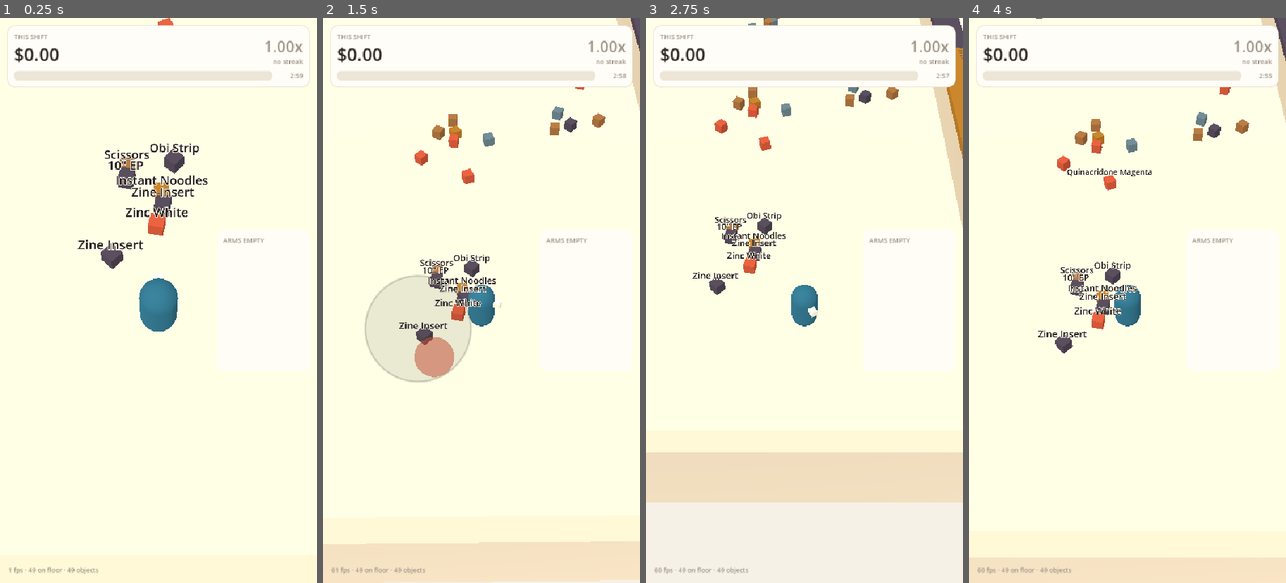
Above: before the commit, frames 1-4 (left to right).
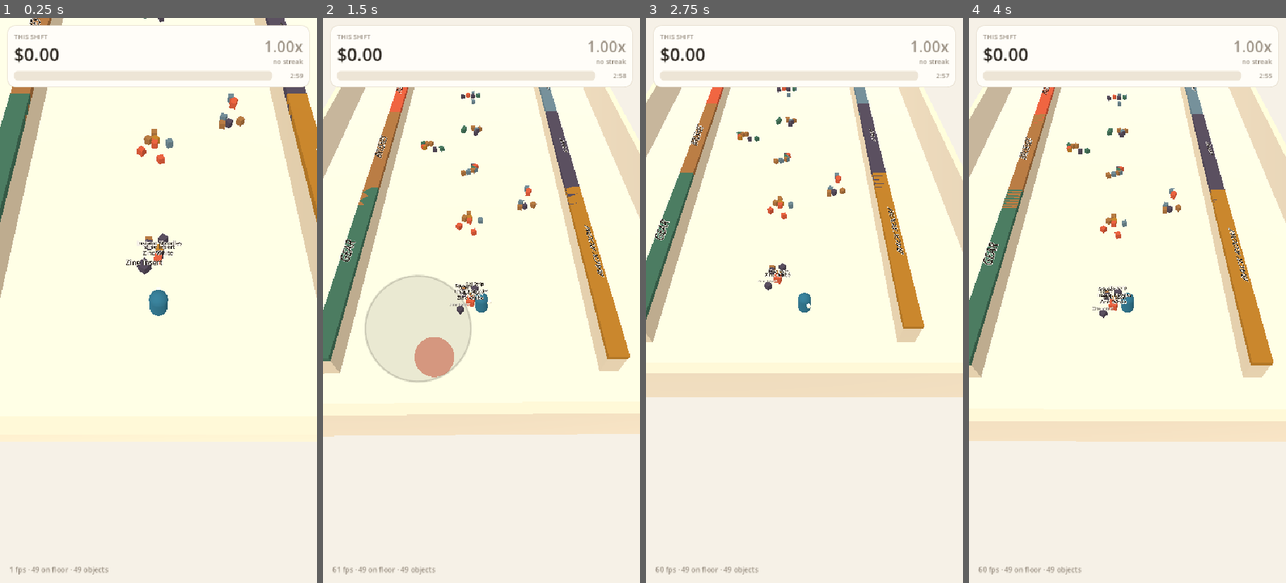
Above: after the commit, the same moments.

Repository: bardoforever/idk
Game: Godot game, scene res://scenes/Main.tscn
Two runs of this game, one before a commit and one after it. Both use one fixed random seed, a clock stepped at 60 frames per second and the inputs below.
Inputs (mouse positions are in pixels of both pictures, inside the frame that each line leads up to):
- Up to frame 1 (0.25 s): no input
- Up to frame 2 (1.5 s): drag from (481, 300) to (513, 176) at 0.52 s; drag from (418, 328) to (465, 413) at 1.27 s
- Up to frame 3 (2.75 s): move the mouse to (836, 176) at 2.02 s; click (836, 176) at 2.17 s
- Up to frame 4 (4 s): drag from (1111, 413) to (1032, 215) at 2.77 s; move the mouse to (1222, 385) at 3.52 s; click (1222, 385) at 3.67 s

The runs differ from the first frame. In frame 1, 9.2% of the frame differs, in the area x 0-100%, y 0-99%; in frame 2, 24%; in frame 3, 26%; in frame 4, 21%.

Commit message:
Make the shop readable on a phone
From a screenshot on device, four things were wrong.

The camera showed about 10 metres of a 26 metre shop, because Godot's
fov is vertical by default and on a portrait phone vertical is the long
axis - so the horizontal view collapsed to a slot and only one aisle was
ever visible. The camera now uses KEEP_WIDTH, so the fov governs how
much shop you see across and a taller screen shows more of it, not less.

Labels were drawn for everything within six metres, so with 49 items on
the floor they overlapped each other, ran off the screen edge and bled
through the HUD. They are now limited to what is actually within reach,
and the single item a tap would take stands up, brightens and prints its
name at full strength - which also makes the tap target obvious.

The carry panel was a fixed slab that sat there saying ARMS EMPTY over a
third of the screen; it now hugs its contents, sits above the thumb, and
hides entirely when you are carrying nothing. The fps readout was
clipping off the bottom-left corner, which made the one number this
slice exists to produce unreadable.

Piles are also tighter, so a mess reads as a heap rather than confetti.

Co-Authored-By: Claude Opus 5 <noreply@anthropic.com>
Claude-Session: https://claude.ai/code/session_019xRkuFDwfCru8sJhKCGBDG

Diff:
--- a/game/scripts/config.gd
+++ b/game/scripts/config.gd
@@ -1,6 +1,16 @@
 extends Node
 ## Tuning for the walking sorting loop. Slice 1 numbers are about FEEL,
 ## not balance - the economy gets retuned against a clock in slice 3.
+
+# --- camera ---
+## Godot's fov is VERTICAL by default, and on a portrait phone vertical is the
+## LONG axis - so a vertical fov collapses the horizontal view to a slot. The
+## camera uses KEEP_WIDTH instead, so this fov governs how much shop you see
+## ACROSS, and portrait simply gives you more of it lengthwise.
+const CAMERA_FOV := 50.0
+const CAMERA_HEIGHT := 17.0
+const CAMERA_BACK := 12.0
+const CAMERA_LAG := 6.0
 
 # --- movement ---
 const MOVE_SPEED := 6.0          ## metres/sec at rank 0
--- a/game/scripts/hud.gd
+++ b/game/scripts/hud.gd
@@ -16,6 +16,7 @@
 var _cash_label: Label
 var _combo_label: Label
 var _streak_label: Label
+var _carry_panel: PanelContainer
 var _carry_box: VBoxContainer
 var _carry_title: Label
 var _perf_label: Label
@@ -99,23 +100,25 @@
 	clock_row.add_child(_shift_label)
 
 	# --- what you are holding ---
-	var carry_panel := PanelContainer.new()
-	carry_panel.set_anchors_preset(Control.PRESET_CENTER_RIGHT)
-	carry_panel.offset_right = -12
-	carry_panel.offset_left = -170
-	carry_panel.offset_top = -120
-	carry_panel.offset_bottom = 120
-	carry_panel.mouse_filter = Control.MOUSE_FILTER_IGNORE
+	_carry_panel = PanelContainer.new()
+	_carry_panel.set_anchors_preset(Control.PRESET_BOTTOM_RIGHT)
+	_carry_panel.grow_horizontal = Control.GROW_DIRECTION_BEGIN
+	_carry_panel.grow_vertical = Control.GROW_DIRECTION_BEGIN
+	_carry_panel.offset_right = -12
+	_carry_panel.offset_bottom = -150
+	_carry_panel.mouse_filter = Control.MOUSE_FILTER_IGNORE
 	var cstyle := StyleBoxFlat.new()
-	cstyle.bg_color = Color(1, 0.99, 0.97, 0.88)
+	cstyle.bg_color = Color("#FFFDF8")
 	cstyle.set_corner_radius_all(12)
 	cstyle.set_content_margin_all(10)
-	carry_panel.add_theme_stylebox_override("panel", cstyle)
-	root.add_child(carry_panel)
+	cstyle.border_color = Color("#E2D9C9")
+	cstyle.set_border_width_all(1)
+	_carry_panel.add_theme_stylebox_override("panel", cstyle)
+	root.add_child(_carry_panel)
 
 	_carry_box = VBoxContainer.new()
 	_carry_box.add_theme_constant_override("separation", 3)
-	carry_panel.add_child(_carry_box)
+	_carry_panel.add_child(_carry_box)
 	_carry_title = _small("ARMS EMPTY")
 	_carry_box.add_child(_carry_title)
 
@@ -132,9 +135,12 @@
 
 	# --- performance probe ---
 	_perf_label = _small("")
-	_perf_label.set_anchors_preset(Control.PRESET_BOTTOM_LEFT)
-	_perf_label.offset_left = 14
-	_perf_label.offset_top = -30
+	_perf_label.set_anchors_preset(Control.PRESET_BOTTOM_WIDE)
+	_perf_label.grow_vertical = Control.GROW_DIRECTION_BEGIN
+	_perf_label.offset_left = 16
+	_perf_label.offset_right = -16
+	_perf_label.offset_bottom = -14
+	_perf_label.add_theme_font_size_override("font_size", 12)
 	_perf_label.add_theme_color_override("font_color", MUTED)
 	root.add_child(_perf_label)
 
@@ -181,8 +187,8 @@
 	for child in _carry_box.get_children():
 		if child != _carry_title:
 			child.queue_free()
+	_carry_panel.visible = not entries.is_empty()
 	if entries.is_empty():
-		_carry_title.text = "ARMS EMPTY"
 		return
 	_carry_title.text = "CARRYING %d/%d" % [entries.size(), capacity]
 	for i in entries.size():
--- a/game/scripts/main.gd
+++ b/game/scripts/main.gd
@@ -81,7 +81,10 @@
 	add_child(sun)
 
 	camera = Camera3D.new()
-	camera.fov = 48.0
+	camera.fov = Cfg.CAMERA_FOV
+	# Fix the HORIZONTAL field; a taller screen then shows more shop, rather
+	# than a narrower one showing less.
+	camera.keep_aspect = Camera3D.KEEP_WIDTH
 	add_child(camera)
 
 func _on_joystick(direction: Vector2) -> void:
@@ -115,8 +118,8 @@
 	_update_hud(delta)
 
 func _follow_camera(delta: float) -> void:
-	var target := player.global_position + Vector3(0, 15.5, 11.0)
-	camera.global_position = camera.global_position.lerp(target, clamp(delta * 6.0, 0.0, 1.0))
+	var target := player.global_position + Vector3(0, Cfg.CAMERA_HEIGHT, Cfg.CAMERA_BACK)
+	camera.global_position = camera.global_position.lerp(target, clamp(delta * Cfg.CAMERA_LAG, 0.0, 1.0))
 	camera.look_at(player.global_position + Vector3(0, 1.0, 0), Vector3.UP)
 
 # ---------------------------------------------------------------- tapping ---
@@ -311,20 +314,44 @@
 	for shelf in shop.shelves:
 		shelf.set_highlighted(shelf.section_key == wanted)
 
-## Only label what you could plausibly read, so the floor stays quiet.
+## Label only what you can actually reach, and mark the single item a tap
+## would take. Labelling everything nearby turned the floor into a wall of
+## overlapping text.
 func _nearby_labels(delta: float) -> void:
 	_label_tick -= delta
 	if _label_tick > 0.0:
 		return
-	_label_tick = 0.1
+	_label_tick = 0.08
+
+	var focus := _nearest_reachable()
+	var reach_sq := Cfg.PICKUP_REACH * Cfg.PICKUP_REACH
 	var origin := player.global_position
+
 	for p in shop.floor_items:
 		if not is_instance_valid(p):
 			continue
-		if p.state == Pickup.State.ON_FLOOR:
-			p.set_label_visible(origin.distance_squared_to(p.global_position) < 36.0)
-		elif p.state != Pickup.State.CARRIED:
+		if p.state != Pickup.State.ON_FLOOR:
 			p.set_label_visible(false)
+			p.set_focused(false)
+			continue
+		var within: bool = origin.distance_squared_to(p.global_position) <= reach_sq
+		p.set_label_visible(within)
+		p.set_focused(p == focus)
+
+func _nearest_reachable() -> Pickup:
+	if carried.size() >= Cfg.CARRY_CAPACITY:
+		return null
+	var reach_sq := Cfg.PICKUP_REACH * Cfg.PICKUP_REACH
+	var best: Pickup = null
+	var best_dist := INF
+	for p in shop.floor_items:
+		if not is_instance_valid(p) or p.state != Pickup.State.ON_FLOOR:
+			continue
+		var d := player.global_position.distance_squared_to(p.global_position)
+		if d <= reach_sq and d < best_dist:
+			best_dist = d
+			best = p
+	return best
 
 func _update_hud(delta: float) -> void:
 	hud.set_cash(cash_cents)
--- a/game/scripts/pickup.gd
+++ b/game/scripts/pickup.gd
@@ -15,6 +15,7 @@
 var _flight_t := 0.0
 var _flight_len := 0.2
 var _spin := 0.0
+var _focused := false
 
 func setup(item_data: Dictionary, pos: Vector3) -> void:
 	item = item_data
@@ -55,6 +56,19 @@
 func set_label_visible(on: bool) -> void:
 	if _label and _label.visible != on:
 		_label.visible = on
+
+## The one item a tap would pick up: it stands up, brightens, and its name is
+## the only one printed at full strength.
+func set_focused(on: bool) -> void:
+	if _focused == on or _mesh == null:
+		return
+	_focused = on
+	_mesh.scale = Vector3.ONE * (1.35 if on else 1.0)
+	_mesh.position.y = 0.16 if on else 0.0
+	if _label:
+		_label.modulate = Color("#2B2620") if on else Color(0.17, 0.15, 0.13, 0.45)
+		_label.outline_size = 20 if on else 10
+		_label.font_size = 76 if on else 56
 
 func fly_to_player(target: Vector3) -> void:
 	_begin_flight(target, Cfg.PICKUP_FLIGHT)
--- a/game/scripts/shop.gd
+++ b/game/scripts/shop.gd
@@ -104,7 +104,7 @@
 	for spot: Vector2 in PILE_SPOTS:
 		for i in count_per_pile:
 			var angle := _rng.randf() * TAU
-			var dist := _rng.randf() * 2.4
+			var dist := _rng.randf() * 1.5
 			var pos := spot + Vector2(cos(angle), sin(angle)) * dist
 			_spawn_item(pos)
 
@@ -124,7 +124,7 @@
 	while loose < target:
 		var spot: Vector2 = PILE_SPOTS[_rng.randi() % PILE_SPOTS.size()]
 		var angle := _rng.randf() * TAU
-		_spawn_item(spot + Vector2(cos(angle), sin(angle)) * _rng.randf() * 2.4)
+		_spawn_item(spot + Vector2(cos(angle), sin(angle)) * _rng.randf() * 1.5)
 		loose += 1
 
 func shelf_for(section_key: String) -> Shelf:
